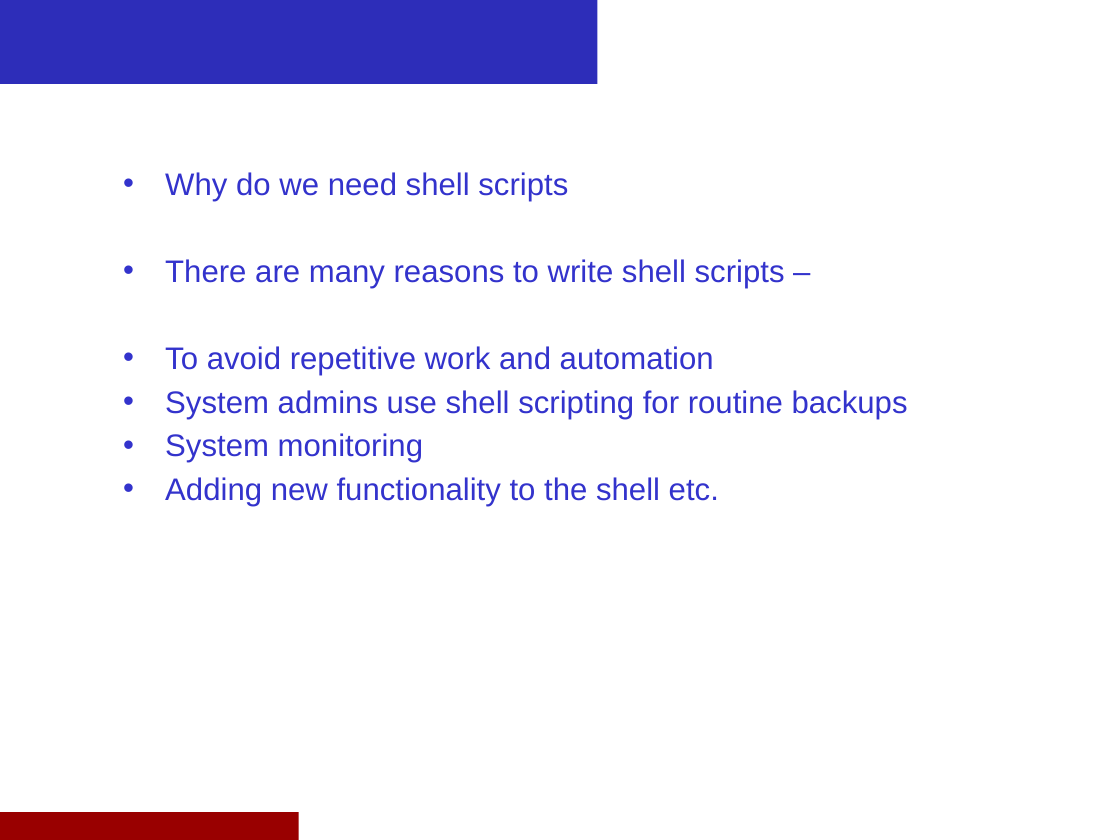
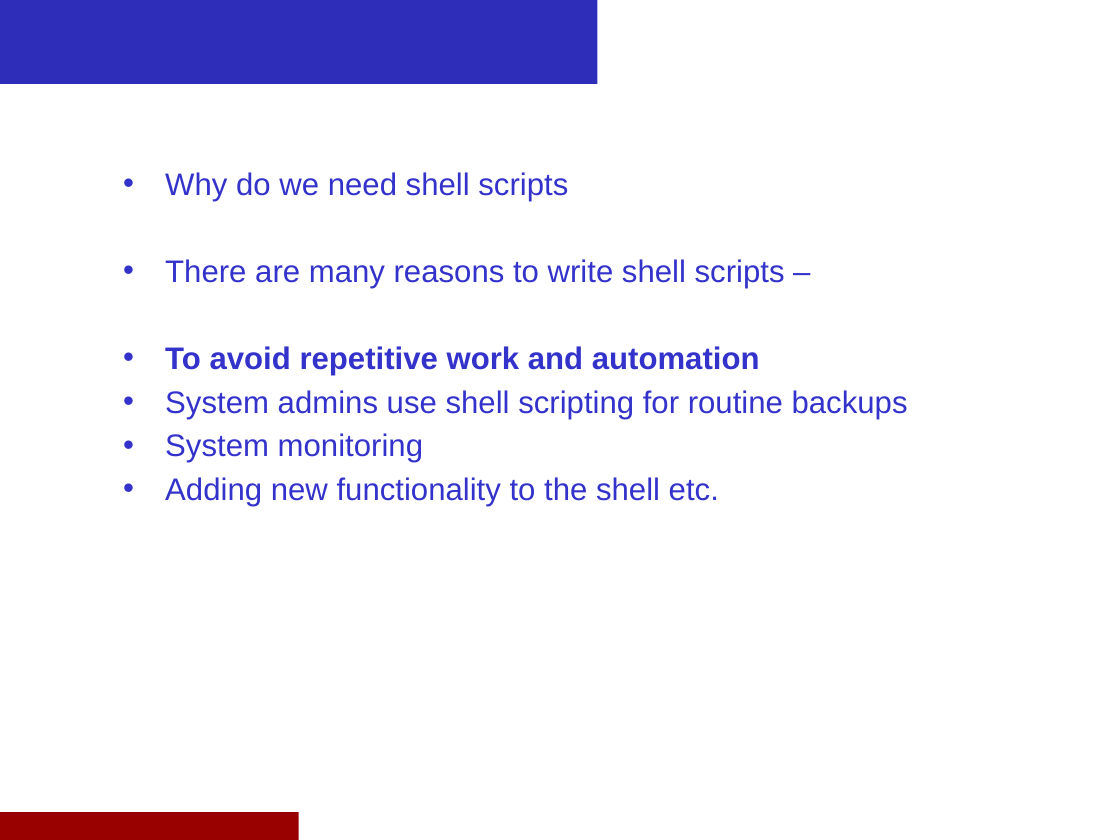
Before and after one commit to cpowel10/devops, a slide deck: slide 19 of 04_Linux_Session5_Shell_Scipting_User.pptx. Drawn at 1120x840 pixels with LibreOffice and Linux fonts; fonts in the diff are those of the drawing; background and template pictures are left out. Boxes give left, top, right and bottom in pixels: in the first picture for what was removed or moved away, otherwise in the second. Text is boxed around its words. In the diff, an @@ line names an element or a change of style, - is before the commit and + after.

```diff
--- a/04_Linux_Session5_Shell_Scipting_User.pptx
+++ b/04_Linux_Session5_Shell_Scipting_User.pptx
@@ text at bbox=[165, 346, 760, 375]: bold on in "To avoid repetitive work and automation" @@
```
Also in this commit, not shown: 1 other slide changed, 2 other files.
